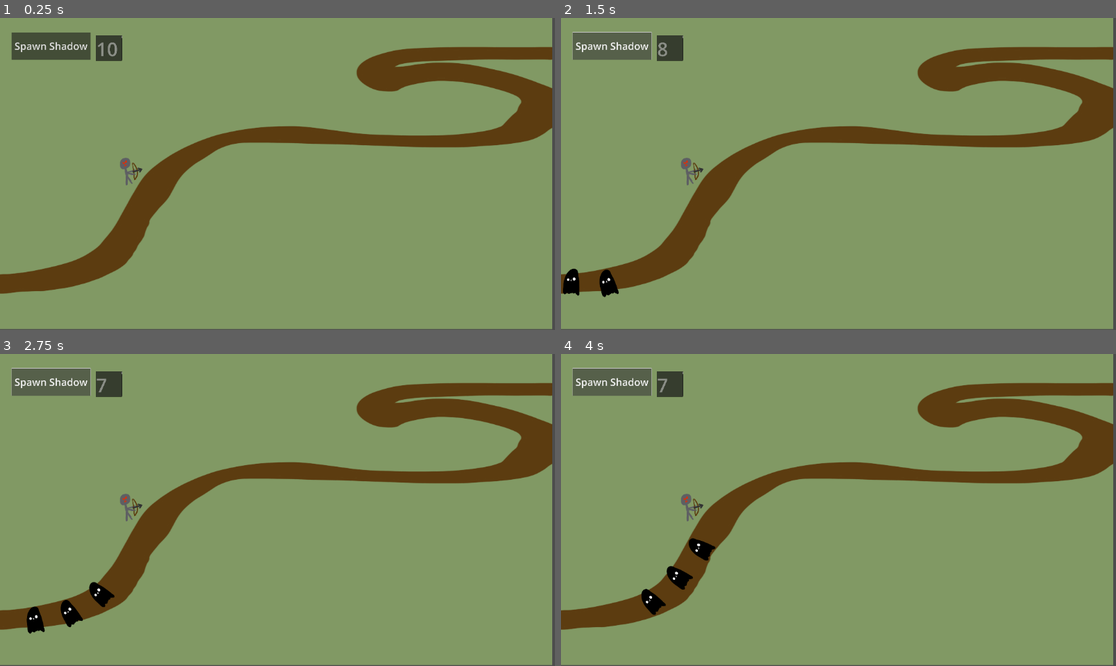
Above: before the commit, frames 1-4 (two rows, left to right).
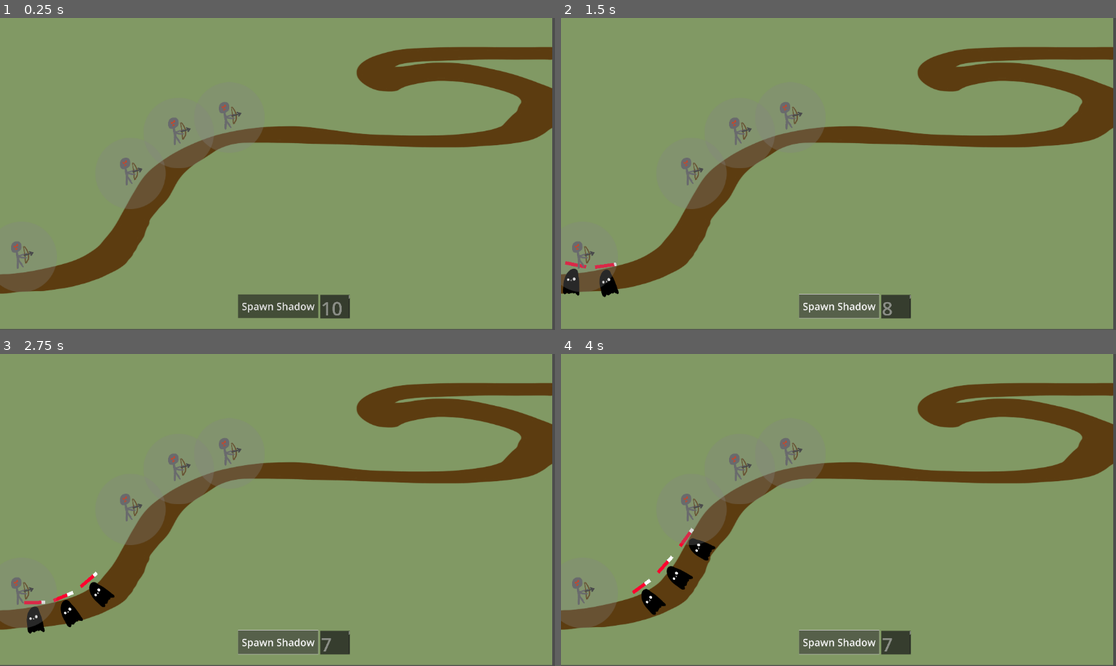
Above: after the commit, the same moments.

Repository: IndiSnacks/PS-Game-Jam-2024
Game: Godot game, scene res://Scenes/sahil_scene.tscn
The game is run twice, just before and just after one commit, with the same random seed, the same clock (stepped at 60 frames per second) and the same inputs.
Inputs:
- Up to frame 1 (0.25 s): no input
- Up to frame 2 (1.5 s): click "Spawn Shadow" at 0.5 s; click "Spawn Shadow" at 1.25 s
- Up to frame 3 (2.75 s): click "Spawn Shadow" at 2 s
- Up to frame 4 (4 s): no input

The runs differ from the first frame. In frame 1, 5.5% of the frame differs, in the area x 0-64%, y 4-97%; in frame 2, 5.7%; in frame 3, 5.7%; in frame 4, 5.7%.

Commit message:
feat: shadow health and enemies

Diff:
--- a/Components/knight.tscn
+++ b/Components/knight.tscn
@@ -1,13 +1,14 @@
-[gd_scene load_steps=4 format=3 uid="uid://dfcl7iyab062v"]
+[gd_scene load_steps=5 format=3 uid="uid://dfcl7iyab062v"]
 
-[ext_resource type="Script" path="res://Scripts/knight.gd" id="1_c5f8m"]
 [ext_resource type="Texture2D" uid="uid://yo0kcntxnj72" path="res://Art/knight.png" id="1_qake3"]
+[ext_resource type="Script" path="res://Scripts/damage_dealer.gd" id="1_qi8js"]
+[ext_resource type="Texture2D" uid="uid://bcsauqoi2tbmb" path="res://Art/hit_radius.png" id="3_0rofp"]
 
 [sub_resource type="CircleShape2D" id="CircleShape2D_jempc"]
 radius = 270.276
 
 [node name="Kinght" type="Area2D" groups=["knight"]]
-script = ExtResource("1_c5f8m")
+script = ExtResource("1_qi8js")
 
 [node name="CollisionShape2D" type="CollisionShape2D" parent="." groups=["knight"]]
 shape = SubResource("CircleShape2D_jempc")
@@ -16,5 +17,9 @@
 position = Vector2(52, 106)
 texture = ExtResource("1_qake3")
 
+[node name="Sprite2D2" type="Sprite2D" parent="."]
+scale = Vector2(2.82, 2.82)
+texture = ExtResource("3_0rofp")
+
 [connection signal="area_entered" from="." to="." method="_on_area_entered"]
 [connection signal="area_exited" from="." to="." method="_on_area_exited"]
--- a/Components/shadow_monster.tscn
+++ b/Components/shadow_monster.tscn
@@ -9,6 +9,12 @@
 
 [sub_resource type="RectangleShape2D" id="RectangleShape2D_7y6h6"]
 size = Vector2(184, 251)
+
+[sub_resource type="StyleBoxFlat" id="StyleBoxFlat_3irmy"]
+bg_color = Color(1, 1, 1, 1)
+
+[sub_resource type="StyleBoxFlat" id="StyleBoxFlat_82ymn"]
+bg_color = Color(1, 0, 0.180392, 1)
 
 [node name="PathFollow2D" type="PathFollow2D" groups=["shadow"]]
 loop = false
@@ -26,15 +32,26 @@
 scale = Vector2(5.28, 4.64)
 shape = SubResource("RectangleShape2D_0k86i")
 
-[node name="Path-Follow" type="Node2D" parent="Shadow_Monster" groups=["shadow"]]
-script = ExtResource("2_jyb16")
-speed = 5.0
-
-[node name="Hit_Box" type="Area2D" parent="Shadow_Monster/Path-Follow" groups=["shadow"]]
-scale = Vector2(0.25, 0.25)
+[node name="Hit_Box" type="Area2D" parent="." groups=["shadow"]]
 script = ExtResource("3_bcfk1")
 
-[node name="CollisionShape2D" type="CollisionShape2D" parent="Shadow_Monster/Path-Follow/Hit_Box" groups=["shadow"]]
+[node name="CollisionShape2D" type="CollisionShape2D" parent="Hit_Box" groups=["shadow"]]
 position = Vector2(7, -9.5)
 shape = SubResource("RectangleShape2D_7y6h6")
 debug_color = Color(0.999895, 0, 0.0972055, 0.42)
+
+[node name="Health_Bar" type="ProgressBar" parent="Hit_Box"]
+offset_left = -81.0
+offset_top = -165.0
+offset_right = 89.0
+offset_bottom = -138.0
+theme_override_styles/background = SubResource("StyleBoxFlat_3irmy")
+theme_override_styles/fill = SubResource("StyleBoxFlat_82ymn")
+step = 1.0
+rounded = true
+show_percentage = false
+
+[node name="Path-Follow" type="Node2D" parent="." groups=["shadow"]]
+scale = Vector2(4, 4)
+script = ExtResource("2_jyb16")
+speed = 5.0
--- a/Scenes/sahil_scene.tscn
+++ b/Scenes/sahil_scene.tscn
@@ -30,17 +30,20 @@
 num_shadows = 10
 
 [node name="Button" type="Button" parent="Shadow_Spawner"]
-offset_right = 631.0
-offset_bottom = 219.0
+offset_left = 1808.0
+offset_top = 2093.0
+offset_right = 2448.0
+offset_bottom = 2283.0
 theme_override_font_sizes/font_size = 80
 text = "Spawn Shadow"
 
 [node name="TextEdit" type="TextEdit" parent="Shadow_Spawner"]
 layout_direction = 2
-offset_left = 672.0
-offset_top = 24.0
-offset_right = 884.0
-offset_bottom = 227.0
+offset_left = 2466.0
+offset_top = 2096.0
+offset_right = 2699.0
+offset_bottom = 2287.0
+size_flags_horizontal = 4
 theme_override_font_sizes/font_size = 150
 text = "50
 "
@@ -51,5 +54,16 @@
 
 [node name="Kinght" parent="." instance=ExtResource("3_h451q")]
 position = Vector2(-1174, -5)
+scale = Vector2(0.994832, 1.00842)
+
+[node name="Kinght2" parent="." instance=ExtResource("3_h451q")]
+position = Vector2(-789, -327)
+
+[node name="Kinght3" parent="." instance=ExtResource("3_h451q")]
+position = Vector2(-384, -451)
+
+[node name="Kinght4" parent="." instance=ExtResource("3_h451q")]
+position = Vector2(-2043, 662)
+is_aoe = true
 
 [connection signal="button_down" from="Shadow_Spawner/Button" to="Shadow_Spawner" method="_on_button_button_down"]
--- /dev/null
+++ b/Scripts/damage_dealer.gd
@@ -0,0 +1,35 @@
+extends Area2D
+
+@export var damage_speed = 0.5
+@export var damage_amount = 1
+@export var is_aoe = false
+
+var shadow_queue = []
+var timer = 0.0
+
+func _ready():
+	pass
+
+func _process(delta):
+	timer += delta
+	if(timer >= damage_speed):
+		timer = 0.0
+		if(!is_aoe): #damges the first target if not aoe
+			if(shadow_queue.size() > 0):
+				var target = shadow_queue[0]
+				target.take_damage(damage_amount)
+		if(is_aoe): #damages all in raduis if aoe
+			for shadow in shadow_queue:
+				shadow.take_damage(damage_amount)
+
+# Put all the nodes the area into a queue
+# Do tick damage to the top node
+# Send a signal to the top node form int of damage
+# Pop the node if it leaves the area
+func _on_area_entered(area):
+	if(area.is_in_group("shadow")):
+		shadow_queue.append(area)
+
+func _on_area_exited(area):
+	if(area.is_in_group("shadow")):
+		shadow_queue.erase(area)
--- a/Scripts/health-manager.gd
+++ b/Scripts/health-manager.gd
@@ -1,15 +1,29 @@
 extends Node2D
 
-@export var health = 10
+var healthbar : ProgressBar
+
+@export var max_health = 10
+
+var health = 0
+
 
 # Called when the node enters the scene tree for the first time.
 func _ready():
-	pass
+	healthbar = get_child(1)
+	print(health)
+	health = max_health
+
+	healthbar.max_value = max_health
+	healthbar.value = max_health
 
 # Called every frame. 'delta' is the elapsed time since the previous frame.
 func _process(delta):
 	pass
 
 func take_damage(damage):
-	health -= 1
-	#print(health)
+	if(health > 0):
+		health -= 1
+		healthbar.value -= 1
+	else:
+		get_parent().queue_free()
+	print(health)
--- a/Scripts/knight.gd
+++ /dev/null
@@ -1,25 +0,0 @@
-extends Area2D
-
-var shadow_queue = []
-# Called when the node enters the scene tree for the first time.
-func _ready():
-	pass # Replace with function body.
-
-
-# Called every frame. 'delta' is the elapsed time since the previous frame.
-func _process(delta):
-	if(shadow_queue.size() > 0):
-		var target = shadow_queue[0]
-		target.take_damage(1)
-
-# Put all the nodes the area into a queue
-# Do tick damage to the top node
-# Send a signal to the top node form int of damage
-# Pop the node if it leaves the area
-func _on_area_entered(area):
-	if(area.is_in_group("shadow")):
-		shadow_queue.append(area)
-
-func _on_area_exited(area):
-	if(area.is_in_group("shadow")):
-		shadow_queue.erase(area)
--- a/Scripts/shadow-pathfollow.gd
+++ b/Scripts/shadow-pathfollow.gd
@@ -7,8 +7,7 @@
 
 # Called when the node enters the scene tree for the first time.
 func _ready():
-	parent = get_parent()
-	path = parent.get_parent()
+	path = get_parent()
 
 # Called every frame. 'delta' is the elapsed time since the previous frame.
 func _physics_process(delta):
Binary file added: Art/hit_radius.png
Not shown, added: Art/hit_radius.png.import
Not shown: 1 places in Components/shadow_monster.tscn that only renumber resources
